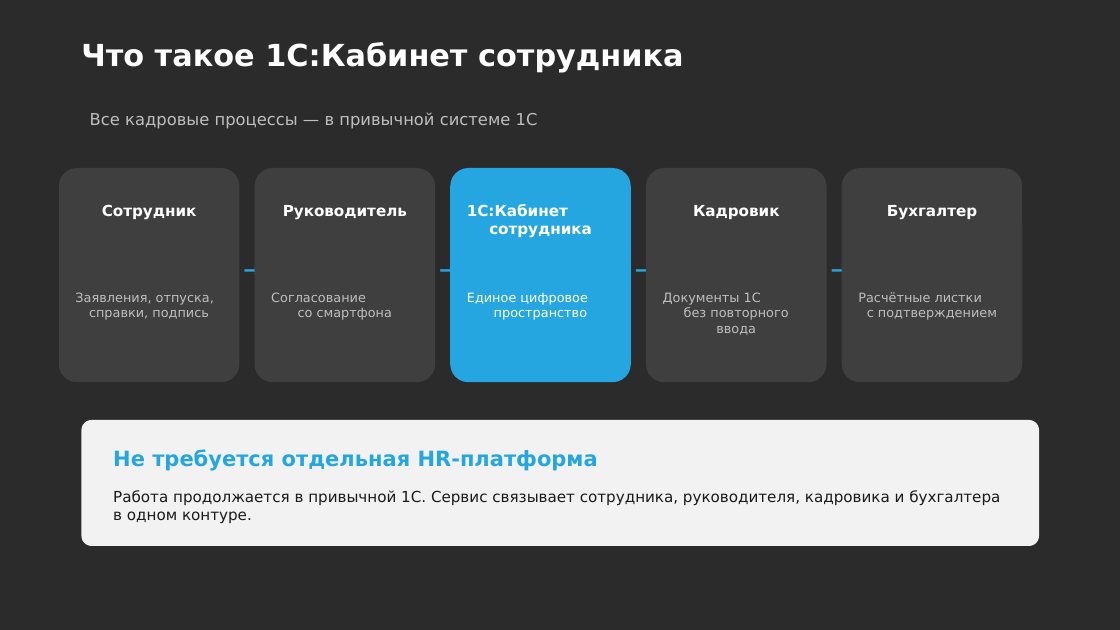
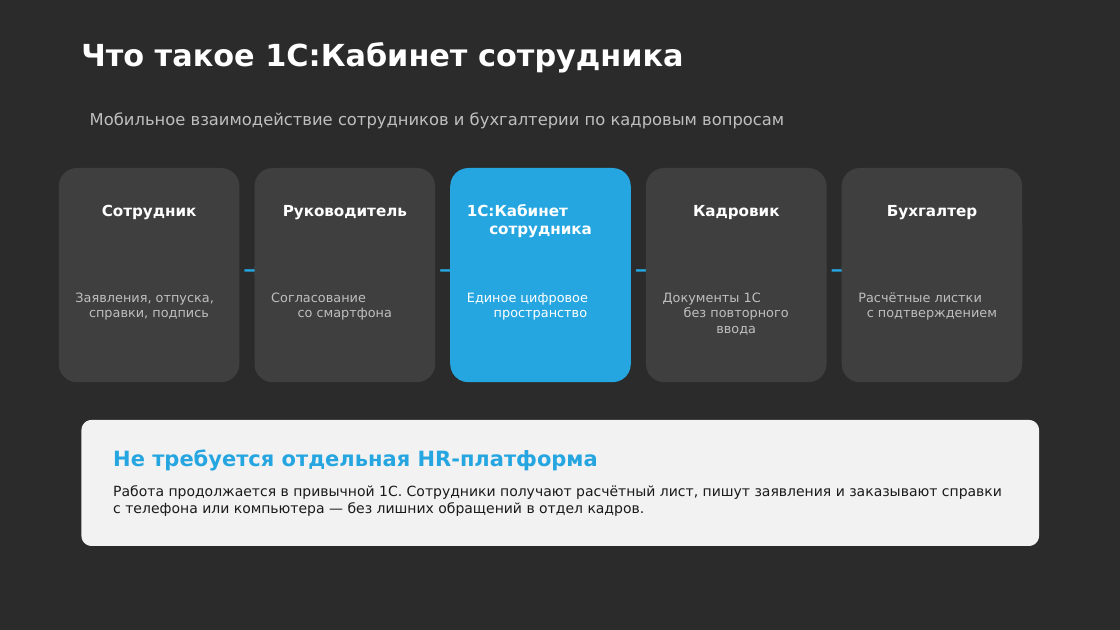
Before and after one commit to daaanilNikonov/for-lisa, a slide deck: slide 4 of presentation/1С_Кабинет_сотрудника_Преддемонстрация.pptx (slide 3 before the commit). Drawn at 1120x630 pixels with LibreOffice and Linux fonts; fonts in the diff are those of the drawing; background and template pictures are left out; a plain dark background stands for a picture behind light text. Boxes give left, top, right and bottom in pixels: in the first picture for what was removed or moved away, otherwise in the second. Text is boxed around its words. In the diff, an @@ line names an element or a change of style, - is before the commit and + after.

```diff
--- a/presentation/1С_Кабинет_сотрудника_Преддемонстрация.pptx
+++ b/presentation/1С_Кабинет_сотрудника_Преддемонстрация.pptx
@@ text at (90, 112, 784, 129): text changed @@
-Все кадровые процессы — в привычной системе 1С
+Мобильное взаимодействие сотрудников и бухгалтерии по кадровым вопросам
@@ text at (113, 485, 1002, 516): text changed; size 13 to 12 pt @@
-Работа продолжается в привычной 1С. Сервис связывает сотрудника, руководителя, кадровика и бухгалтера в одном контуре.
+Работа продолжается в привычной 1С. Сотрудники получают расчётный лист, пишут заявления и заказывают справки с телефона или компьютера — без лишних обращений в отдел кадров.
```
Also in this commit, not shown: 3 other slides changed, 1 slide added, 4 other files.
